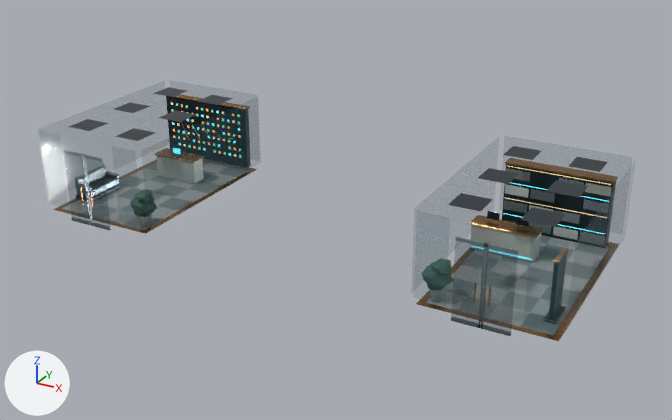
Before and after pictures for a commit that changed the glTF model ui/3d/system-world/v3/lobby-integrations.lod0.glb.
One viewpoint serves both versions: a camera (50 mm lens) standing at (16.2, -28.5, 16.0) and looking at (0.6, -0.2, 1.8). The lights are fixed; the arrows at lower left show +X, +Y and +Z. The first picture is the older version. Where no turn or scale is listed for an object, it has been applied to the vertices. Vertices at exactly the same position are counted once.
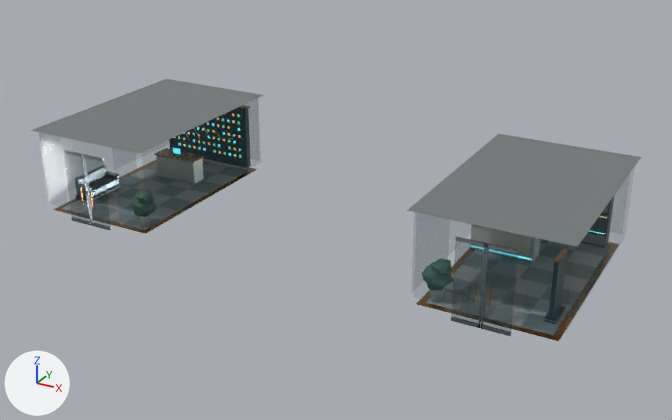
Where the newer file only moved an object's origin or applied its transform, the numbers keep the older frame.

Pixel boxes [x1, y1, x2, y2] of what changed, in the pictures (672 x 420 px; the box of a moved part takes in the faces that stretch with it):
'Mesh_4', reshaped (8% wider)
    before: [53, 87, 619, 341]
    after: [31, 79, 641, 341]
part 1 of me_mesh_4, moved or reshaped
    before: [429, 181, 616, 324]
    after: [407, 134, 641, 324]
part 2 of me_mesh_4, moved or reshaped
    before: [140, 96, 251, 228]
    after: [31, 79, 264, 228]
part 3 of me_mesh_4, recoloured
    before: [171, 94, 618, 261]
    after: [232, 105, 568, 261]

The edits, one by one:
me_mesh_4 is used by ob_mesh_4; location (-10.55, 4.05, 0.0).
me_mesh_4 had 2282 vertices, 3636 faces and spanned x 0.0..21.1, y -8.1..0.0, z 0.9..4.3.
me_mesh_4 now has 2290 vertices, 3640 faces and spans x -0.1..21.2, y -8.2..0.1, z 0.9..4.3.
me_mesh_4 part 1: 13 vertices moved within x 16.4..20.4, y -7.5..-2.5, z 0.9..3.0; 22 vertices removed from x 16.4..20.6, y -7.5..-0.3, z 0.9..3.5; 26 vertices added at x 15.9..21.2, y -8.2..0.1, z 0.9..4.3.
me_mesh_4 part 2: 8 vertices moved within x 4.2..4.6, y -7.5..-7.1, z 0.9..1.4; 18 vertices removed from x 0.2..4.7, y -7.5..-0.4, z 0.9..3.8; 22 vertices added at x -0.1..5.2, y -8.2..0.1, z 0.9..4.3.
me_mesh_4 part 3: 114 kept faces spanning x 0.0..21.1, y -8.1..0.0, z 1.1..4.3 get new vertex colours.
